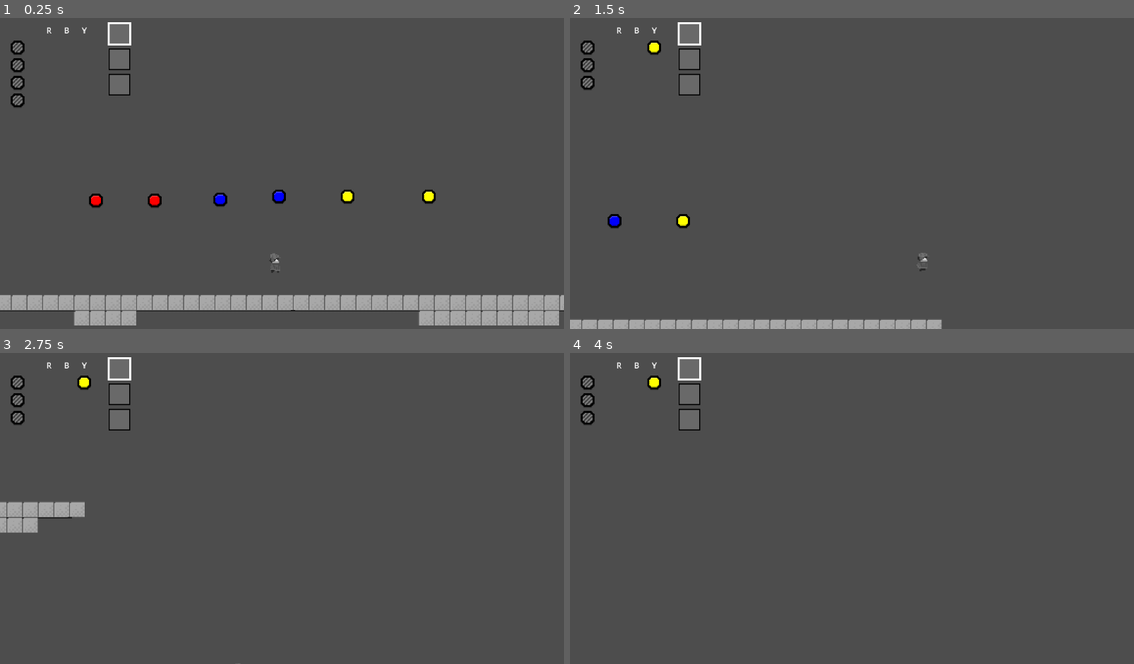
Above: before the commit, frames 1-4 (two rows, left to right).
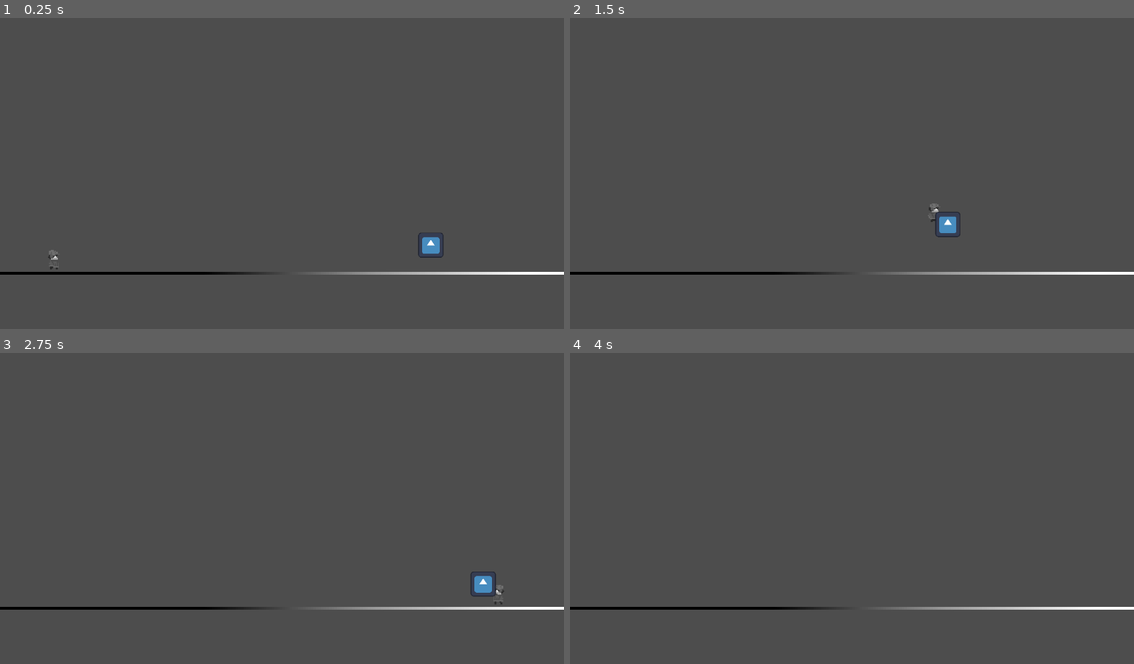
Above: after the commit, the same moments.

Repository: HimeWoo/untitled-paint-game
Game: Godot game, scene res://scenes/enemy_test.tscn
The game is run twice, just before and just after one commit, with the same random seed, the same clock (stepped at 60 frames per second) and the same inputs. Before the commit the project starts from res://scenes/item_test.tscn. The engine's default icon, where the game draws it, is replaced by a stand-in: a white triangle on a blue panel in a dark square.
Inputs (mouse positions are in pixels of both pictures, inside the frame that each line leads up to):
- Up to frame 1 (0.25 s): no input
- Up to frame 2 (1.5 s): tap Enter (queue_confirm) at 0.5 s; move the mouse to (976, 154) at 0.52 s; hold D (move_right) from 0.53 s (still down); tap J (melee_attack) at 0.6 s; click (976, 154) at 0.67 s; tap Space (jump) at 0.77 s; move the mouse to (739, 185) at 1.27 s; tap Shift (dash) at 1.35 s
- Up to frame 3 (2.75 s): tap Space (jump) at 1.52 s; tap J (melee_attack) at 1.55, 2.1 s; move the mouse to (338, 436) at 2.02 s; release D (move_right) at 2.03 s; hold A (move_left) from 2.03 s (still down)
- Up to frame 4 (4 s): move the mouse to (823, 567) at 2.77 s; release A (move_left) at 2.78 s; hold D (move_right) from 2.78 s (still down); tap 2 (queue_blue) at 2.85 s; click (823, 567) at 2.92 s; tap Space (jump) at 3.02, 3.77 s; tap J (melee_attack) at 3.05, 3.8 s; move the mouse to (1021, 552) at 3.52 s; tap R (queue_clear) at 3.6 s

The runs differ from the first frame. In frame 1, 9.2% of the frame differs, in the area x 0-100%, y 1-99%; in frame 2, 4.4%; in frame 3, 3.3%; in frame 4, 2.0%.

Commit message:
add: melee attacks paint on selected tiles

Diff:
--- a/untitled-paint-game/project.godot
+++ b/untitled-paint-game/project.godot
@@ -11,7 +11,7 @@
 [application]
 
 config/name="untitled-paint-game"
-run/main_scene="uid://5j7165prjd2j"
+run/main_scene="uid://48i18u4jme0m"
 config/features=PackedStringArray("4.5", "GL Compatibility")
 config/icon="res://assets/icon.svg"
 
--- a/untitled-paint-game/scripts/melee_attack.gd
+++ b/untitled-paint-game/scripts/melee_attack.gd
@@ -4,6 +4,10 @@
 @export var damage: int = 10
 @export var knockback_force: Vector2 = Vector2(300, -200)
 @export var active_time: float = 0.2
+
+var _tilemap: TileMapLayer
+var _selected_color: PaintColor.Colors
+
 
 var owner_body: Node2D
 var hit_objects: Array = []
@@ -12,39 +16,71 @@
 	monitoring = false
 	visible = false
 
-
 	body_entered.connect(_on_body_entered)
 	area_entered.connect(_on_area_entered)
 
-func start_attack(attacker: Node2D, facing_dir: int) -> void:
+
+func start_attack(attacker: Node2D, facing_dir: int, terrain: TileMapLayer, color: PaintColor.Colors) -> void:
 	owner_body = attacker
+	_tilemap = terrain
+	_selected_color = color
 	hit_objects.clear()
 
 	scale.x = facing_dir
 	visible = true
 	monitoring = true
+
+	_paint_tiles_under_hitbox()
+
 	await get_tree().create_timer(active_time).timeout
 	queue_free()
 
 func _hit(target: Node) -> void:
-
 	if target == owner_body:
 		return
-
 
 	if target in hit_objects:
 		return
 
-
 	hit_objects.append(target)
-
 	if target.has_method("apply_damage"):
-
 		var final_knockback = knockback_force
 		final_knockback.x *= scale.x
 
 		target.apply_damage(damage, final_knockback)
 		print("Hit ", target.name, " for ", damage)
+
+
+func _paint_tiles_under_hitbox() -> void:
+	if _tilemap == null:
+		return
+	var shape: CollisionShape2D = $CollisionShape2D
+	if shape.shape is RectangleShape2D:
+		var extents: Vector2 = shape.shape.extents * shape.global_scale.abs()
+		var top_left = shape.global_position - extents
+		var bottom_right = shape.global_position + extents
+		var start = _tilemap.local_to_map(_tilemap.to_local(top_left))
+		var end = _tilemap.local_to_map(_tilemap.to_local(bottom_right))
+		var alt_id = _color_to_alt(_selected_color)
+		for x in range(start.x, end.x + 1):
+			for y in range(start.y, end.y + 1):
+				var cell := Vector2i(x, y)
+				var data = _tilemap.get_cell_tile_data(cell)
+				if data and data.get_custom_data("can_paint"):
+					var src = _tilemap.get_cell_source_id(cell)
+					var atlas = _tilemap.get_cell_atlas_coords(cell)
+					_tilemap.set_cell(cell, src, atlas, alt_id)
+
+func _color_to_alt(color: PaintColor.Colors) -> int:
+	match color:
+		PaintColor.Colors.RED: return 1
+		PaintColor.Colors.BLUE: return 2
+		PaintColor.Colors.GREEN: return 3
+		PaintColor.Colors.YELLOW: return 4
+		PaintColor.Colors.ORANGE: return 5
+		PaintColor.Colors.PURPLE: return 7
+		_ : return 0  # default/no paint
+
 
 func _on_body_entered(body: Node2D) -> void:
 	_hit(body)
--- a/untitled-paint-game/scripts/player.gd
+++ b/untitled-paint-game/scripts/player.gd
@@ -274,7 +274,7 @@
 	var attack_instance = attack_scene.instantiate()
 	attack_instance.position = Vector2(50 * facing_dir, 0)
 	add_child(attack_instance)
-	attack_instance.start_attack(self, facing_dir)
+	attack_instance.start_attack(self, facing_dir, terrain_map, selector.get_selection().color)
 	await get_tree().create_timer(ATTACK_COOLDOWN).timeout
 	is_attacking = false
 	can_attack = true
